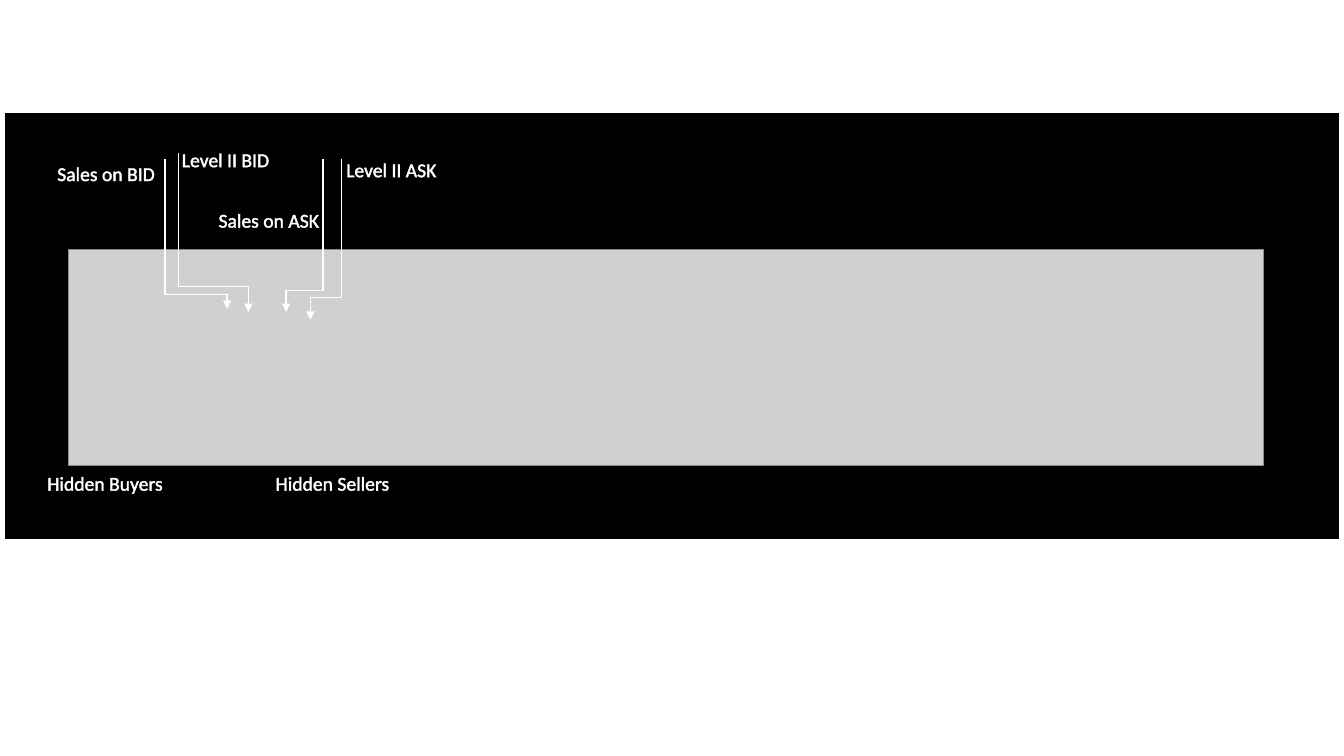
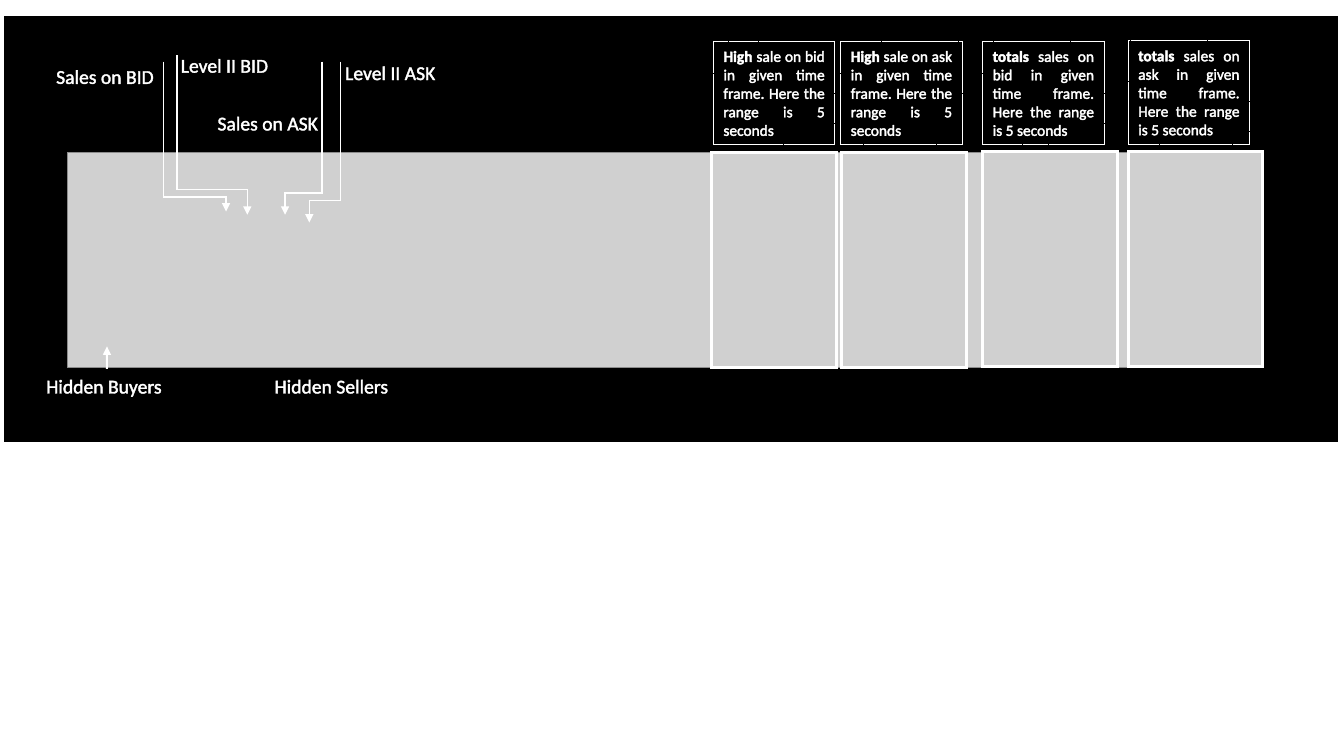
Before and after one commit to dhanushanthp/Level2Trader, a slide deck: slide 1 of Documentation.pptx. Drawn at 1344x756 pixels with LibreOffice and Linux fonts; fonts in the diff are those of the drawing; grey boxes stand for pictures. Boxes give left, top, right and bottom in pixels: in the first picture for what was removed or moved away, otherwise in the second. Text is boxed around its words. In the diff, an @@ line names an element or a change of style, - is before the commit and + after.

Commit message:
doc

```diff
--- a/Documentation.pptx
+++ b/Documentation.pptx
@@ rectangle added at (x1=714, y1=41, x2=835, y2=145), outline #FFFFFF 0.75 pt dashed, 11 pt, text #FFFFFF @@
+High sale on bid in given time frame. Here the range is 5 seconds
@@ rectangle added at (x1=841, y1=41, x2=962, y2=145), outline #FFFFFF 0.75 pt dashed, 11 pt, text #FFFFFF @@
+High sale on ask in given time frame. Here the range is 5 seconds
@@ rectangle added at (x1=983, y1=41, x2=1104, y2=145), outline #FFFFFF 0.75 pt dashed, 11 pt, text #FFFFFF @@
+totals sales on bid in given time frame. Here the range is 5 seconds
@@ rectangle added at (x1=1128, y1=41, x2=1249, y2=145), outline #FFFFFF 0.75 pt dashed, 11 pt, text #FFFFFF @@
+totals sales on ask in given time frame. Here the range is 5 seconds
@@ 6 texts, 4 elbow arrows, 1 rectangle moved together from (x1=6, y1=114, x2=1339, y2=538) to (x1=5, y1=17, x2=1338, y2=442) @@
@@ picture moved from (x1=69, y1=250, x2=1263, y2=466) to (x1=68, y1=152, x2=1262, y2=368) @@
@@ rectangle added at (x1=712, y1=152, x2=837, y2=368), outline #FFFFFF 2.25 pt @@
@@ rectangle added at (x1=842, y1=152, x2=967, y2=368), outline #FFFFFF 2.25 pt @@
@@ rectangle added at (x1=983, y1=151, x2=1117, y2=367), outline #FFFFFF 2.25 pt @@
@@ rectangle added at (x1=1128, y1=151, x2=1262, y2=367), outline #FFFFFF 2.25 pt @@
@@ arrow added from (107, 369) to (107, 347), #FFFFFF 1.5 pt @@
```
